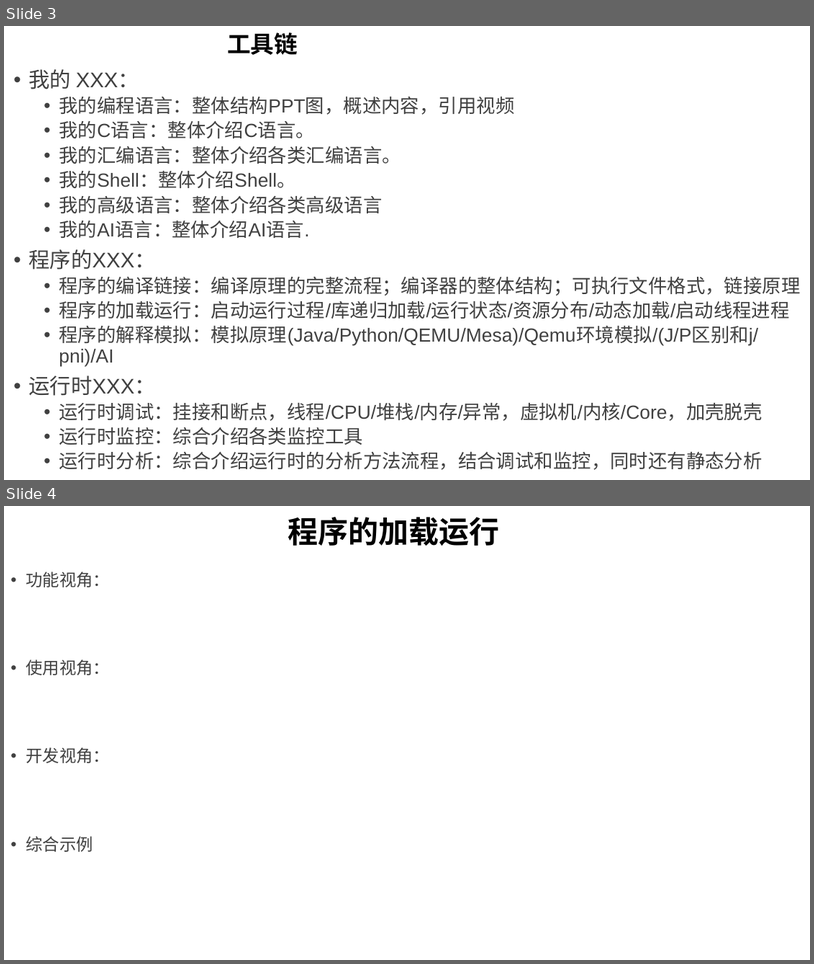
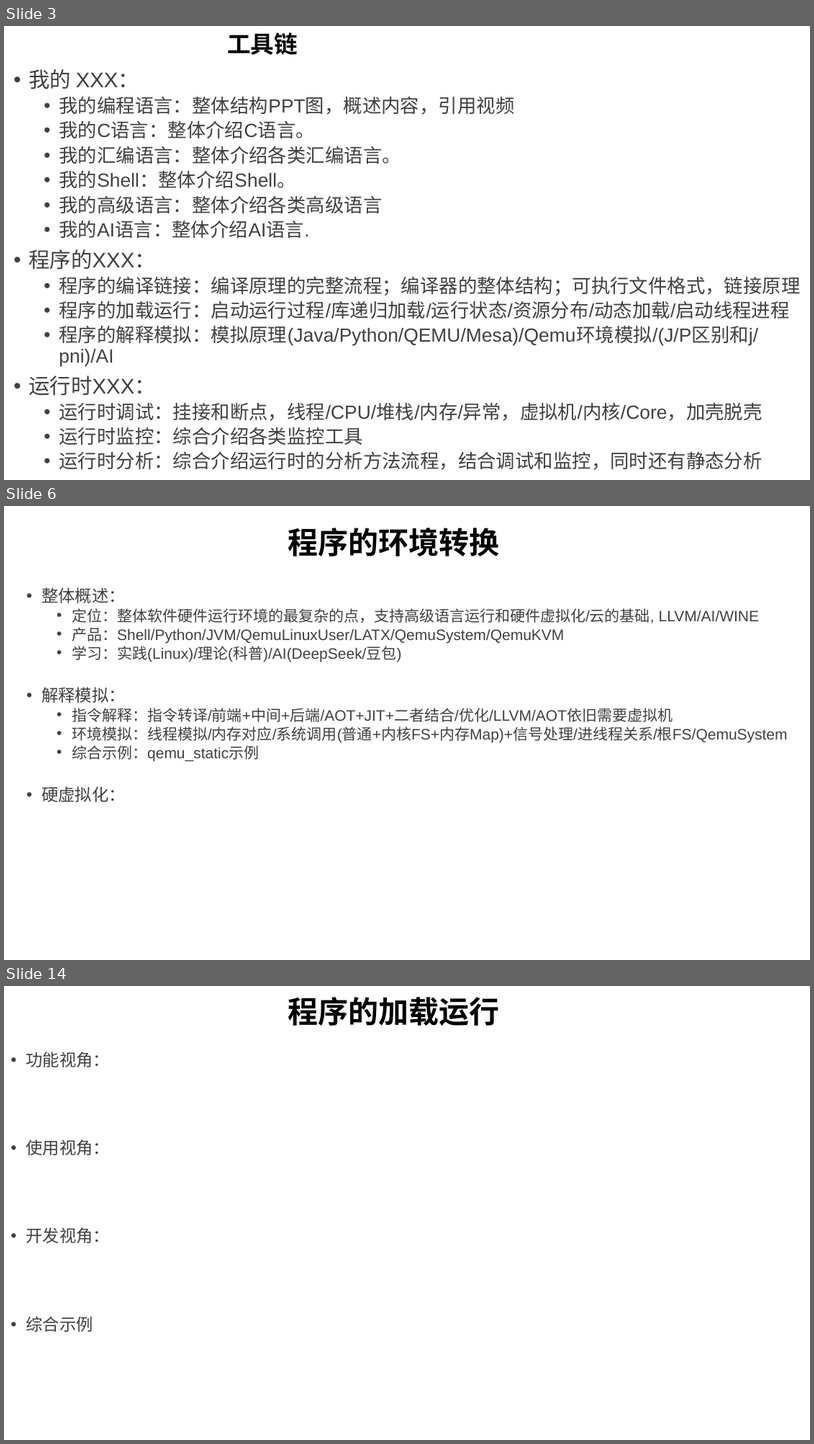
Before and after one commit to GavinKoeng/it-talks, a slide deck: it-talks.pptx. Shown one above the other, each under a label of ours: slides 3 and 4 before the commit, slides 3, 6 and 14 after it; the slides between them are not shown. The pictures are 814x964 and 814x1444 pixels, drawn with LibreOffice and Linux fonts; fonts in the diff are those of the drawing. Boxes give left, top, right and bottom in pixels: in the first picture for what was removed or moved away, otherwise in the second. Text is boxed around its words. In the diff, an @@ line names an element or a change of style, - is before the commit and + after.

Commit message:
增加程序的环境转换视频组提纲和两个ppt图讲解视频

```diff
--- a/it-talks.pptx
+++ b/it-talks.pptx
@@ slide 6 added at (4,506,810,960), background #FFFFFF @@
@@ title added at (288,528,499,556), 36 pt, text #000000, bold @@
+程序的环境转换
@@ text added at (41,587,788,802), 18 pt, text #404040 @@
+• 整体概述：
+  • 定位：整体软件硬件运行环境的最复杂的点，支持高级语言运行和硬件虚拟化/云的基础, LLVM/AI/WINE
+  • 产品：Shell/Python/JVM/QemuLinuxUser/LATX/QemuSystem/QemuKVM
+  • 学习：实践(Linux)/理论(科普)/AI(DeepSeek/豆包)
+• 解释模拟：
+  • 指令解释：指令转译/前端+中间+后端/AOT+JIT+二者结合/优化/LLVM/AOT依旧需要虚拟机
+  • 环境模拟：线程模拟/内存对应/系统调用(普通+内核FS+内存Map)+信号处理/进线程关系/根FS/QemuSystem
+  • 综合示例：qemu_static示例
+• 硬虚拟化：
@@ what was slide 4 is now slide 14 @@
```
Also in this commit, not shown: 9 other slides added, 1 other file.
